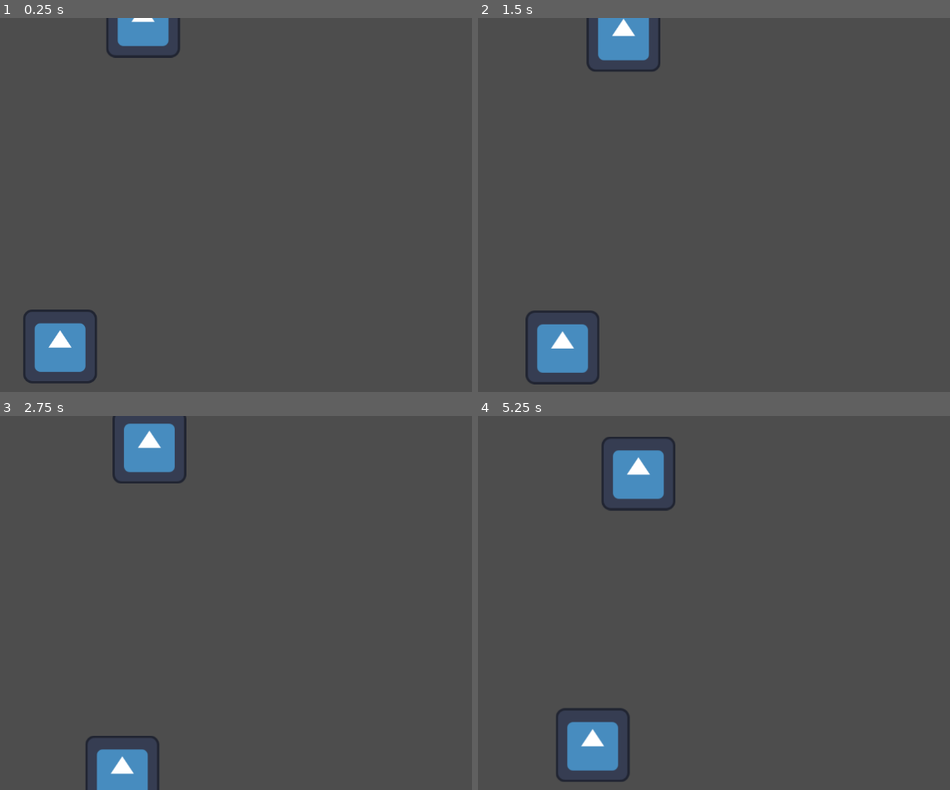
Above: before the commit, frames 1-4 (two rows, left to right).
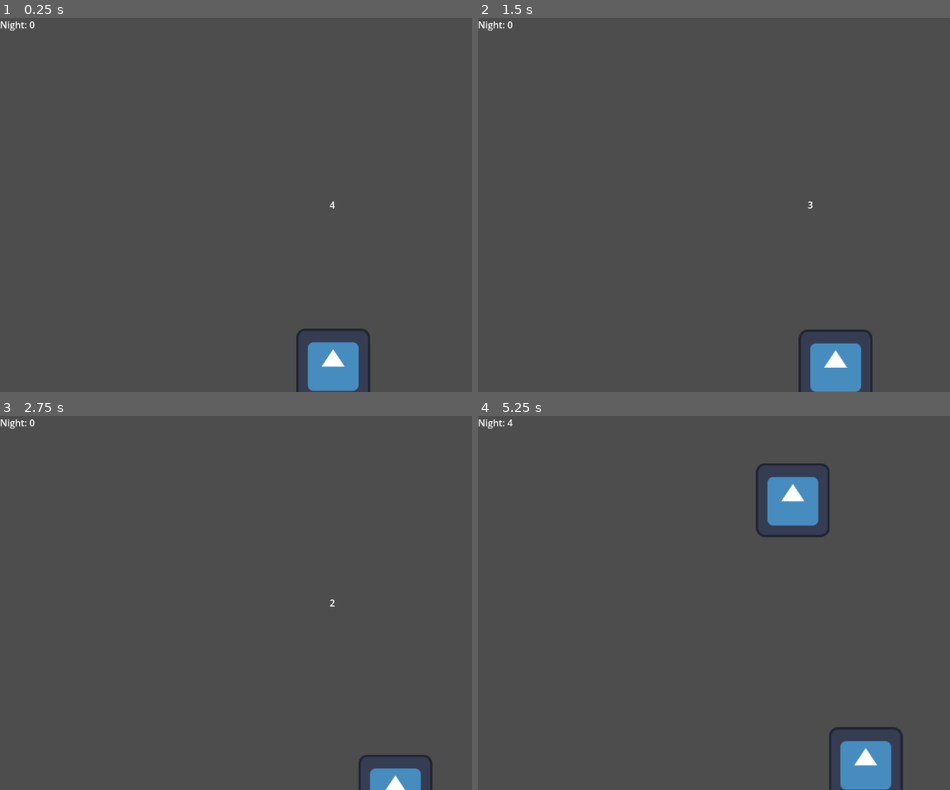
Above: after the commit, the same moments.

Repository: SpyderXN/Ignite
Game: Godot game, scene res://Main/main.tscn
Same seed, same stepped clock (60 frames per second), same inputs: the game is played once before the commit and once after it. The engine's default icon, where the game draws it, is replaced by a stand-in: a white triangle on a blue panel in a dark square.
Inputs:
- Up to frame 1 (0.25 s): no input
- Up to frame 2 (1.5 s): hold D (RIGHT) 0.53-1.28 s; tap Q (DROP) at 0.6 s; hold S (DOWN) from 1.28 s (still down); tap E (PICKUP) at 1.35 s
- Up to frame 3 (2.75 s): release S (DOWN) at 2.03 s; hold D (RIGHT) from 2.03 s (still down); tap Q (DROP) at 2.1 s
- Up to frame 4 (5.25 s): release D (RIGHT) at 2.78 s; hold W (UP) 2.78-3.53 s; tap E (PICKUP) at 2.85, 4.35 s; hold A (LEFT) 3.53-5.03 s; tap Q (DROP) at 3.6, 5.1 s; hold S (DOWN) from 5.03 s (still down)

The runs differ from the first frame. In frame 1, 4.7% of the frame differs, in the area x 0-79%, y 0-100%; in frame 2, 5.2%; in frame 3, 4.1%; in frame 4, 7.3%, in the area x 0-90%, y 0-100%.

Commit message:
Updated
Made the core gameplay.

Diff:
--- a/Enemy/enemy.gd
+++ b/Enemy/enemy.gd
@@ -1,10 +1,11 @@
 extends CharacterBody2D
 class_name Enemy
 
-@export var speed: float = 100
+@export var speed: float = 150
 
 
-func _process(_delta: float) -> void:
-	var direction = (Globals.player_pos - position).normalized()
+func _physics_process(_delta: float) -> void:
+	var direction = (Globals.player_pos - global_position).normalized()
 	velocity = direction * speed
+
 	move_and_slide()
--- a/Enemy/enemy.tscn
+++ b/Enemy/enemy.tscn
@@ -8,7 +8,7 @@
 
 [node name="Enemy" type="CharacterBody2D"]
 script = ExtResource("1_px1sc")
-speed = 20.0
+speed = 100.0
 
 [node name="Sprite2D" type="Sprite2D" parent="."]
 texture = ExtResource("1_2pb1h")
--- /dev/null
+++ b/Main/main.gd
@@ -0,0 +1,45 @@
+extends Node2D
+
+var count_down_finished = false
+var is_night = true
+@onready var count_down: Label = $UI/Container/CountDown
+
+func _ready() -> void:
+	$RoundTimer.stop()
+	$NightTimer.stop()
+	start_round()
+	$Spawner.process_mode = Node.PROCESS_MODE_DISABLED
+
+
+func _process(_delta: float) -> void:
+
+	if count_down_finished == true:
+		count_down_finished = false
+		$Spawner.process_mode = Node.PROCESS_MODE_INHERIT
+
+	if is_night == false:
+		is_night = true
+		print("Night Finished")
+		$Spawner.process_mode = Node.PROCESS_MODE_WHEN_PAUSED
+
+func start_round():
+	print("Round countdown started")
+	count_down_finished = false
+	$RoundTimer.start()
+
+func _on_round_timer_timeout() -> void:
+	count_down_finished = true
+	$RoundTimer.stop()
+	print("Round Finished → Starting Night Timer")
+	start_night_timer()
+	count_down.visible = false
+
+
+func start_night_timer():
+	$NightTimer.start()
+	is_night = true
+	print("Night Timer Started")
+
+func _on_night_timer_timeout() -> void:
+	is_night = false
+	$NightTimer.stop()
--- a/Main/main.tscn
+++ b/Main/main.tscn
@@ -1,16 +1,49 @@
-[gd_scene load_steps=4 format=3 uid="uid://ddjxyw61o0olt"]
+[gd_scene load_steps=6 format=3 uid="uid://ddjxyw61o0olt"]
 
-[ext_resource type="PackedScene" uid="uid://cstmxgoj7ak3o" path="res://Player/player.tscn" id="1_yh5la"]
+[ext_resource type="Script" uid="uid://cfmivow6aia3m" path="res://Main/main.gd" id="1_yh5la"]
 [ext_resource type="PackedScene" uid="uid://lhtjynh14jmc" path="res://Enemy/enemy.tscn" id="2_2w1kt"]
 [ext_resource type="PackedScene" uid="uid://dm6rnq7c0yujf" path="res://Spawner/spawner.tscn" id="3_eunhr"]
+[ext_resource type="PackedScene" uid="uid://cstmxgoj7ak3o" path="res://Player/player.tscn" id="4_eunhr"]
+[ext_resource type="Script" uid="uid://ddc2tpfac3u3v" path="res://Main/ui.gd" id="5_k3v36"]
 
 [node name="Main" type="Node2D"]
+script = ExtResource("1_yh5la")
 
-[node name="Player" parent="." instance=ExtResource("1_yh5la")]
-position = Vector2(104, 569)
+[node name="RoundTimer" type="Timer" parent="."]
+wait_time = 5.0
+
+[node name="NightTimer" type="Timer" parent="."]
+wait_time = 5.0
 
 [node name="Spawner" parent="." instance=ExtResource("3_eunhr")]
-position = Vector2(232, 0)
+position = Vector2(524, 125)
 enemy_scene = ExtResource("2_2w1kt")
 low = 10.0
 high = 30.0
+
+[node name="Player" parent="." instance=ExtResource("4_eunhr")]
+position = Vector2(577, 602)
+
+[node name="UI" type="CanvasLayer" parent="."]
+script = ExtResource("5_k3v36")
+
+[node name="Night Time" type="Label" parent="UI"]
+offset_right = 40.0
+offset_bottom = 23.0
+
+[node name="Container" type="BoxContainer" parent="UI"]
+anchors_preset = 15
+anchor_right = 1.0
+anchor_bottom = 1.0
+grow_horizontal = 2
+grow_vertical = 2
+size_flags_horizontal = 4
+size_flags_vertical = 4
+alignment = 1
+
+[node name="CountDown" type="Label" parent="UI/Container"]
+layout_mode = 2
+size_flags_horizontal = 4
+
+[connection signal="timeout" from="RoundTimer" to="." method="_on_round_timer_timeout"]
+[connection signal="timeout" from="NightTimer" to="." method="_on_night_timer_timeout"]
--- /dev/null
+++ b/Main/ui.gd
@@ -0,0 +1,18 @@
+extends CanvasLayer
+
+
+@onready var night_time: Label = $"Night Time"
+@onready var count_down: Label = $Container/CountDown
+@onready var round_timer: Timer = $"../RoundTimer"
+
+
+# Called every frame. 'delta' is the elapsed time since the previous frame.
+func _process(_delta: float) -> void:
+	show_time()
+	count_down_start()
+
+func count_down_start():
+	count_down.text = str(int(round_timer.time_left))
+
+func show_time():
+	night_time.text = "Night: " + str(int($"../NightTimer".time_left))
Not shown, added: Main/main.gd.uid
Not shown, added: Main/ui.gd.uid
